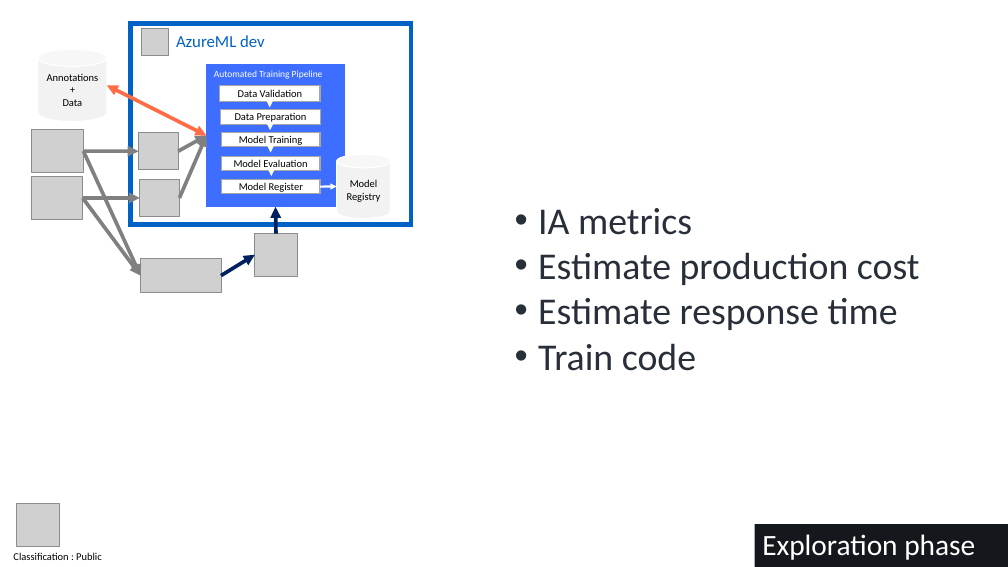
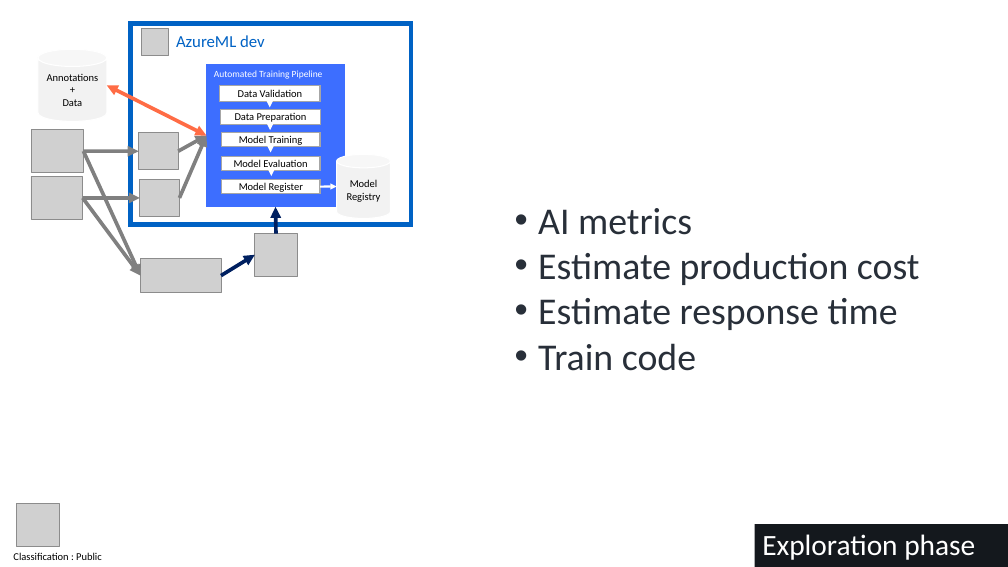
Before and after one commit to AxaFrance/azureml-to-openshift-talk, a slide deck: slide 9 of Scale your dev IA From dev AzureML to prod OpenShift in one click_newTemplate.pptx. Drawn at 1008x567 pixels with LibreOffice and Linux fonts; fonts in the diff are those of the drawing; grey boxes stand for pictures. Boxes give left, top, right and bottom in pixels: in the first picture for what was removed or moved away, otherwise in the second. Text is boxed around its words. In the diff, an @@ line names an element or a change of style, - is before the commit and + after.

```diff
--- a/Scale your dev IA From dev AzureML to prod OpenShift in one click_newTemplate.pptx
+++ b/Scale your dev IA From dev AzureML to prod OpenShift in one click_newTemplate.pptx
@@ text at [538,208,692,235]: text changed @@
-• IA metrics
+• AI metrics
```
Also in this commit, not shown: 2 other slides changed, 1 slide added.
